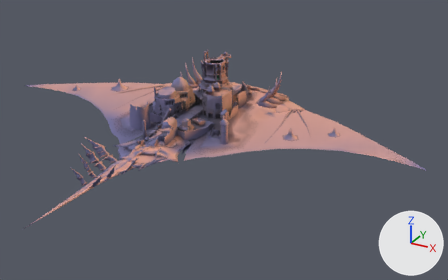
What one commit did to the glTF model Project/area/4 levitated ruin/act 1/environment/model/Rukh5.gltf.
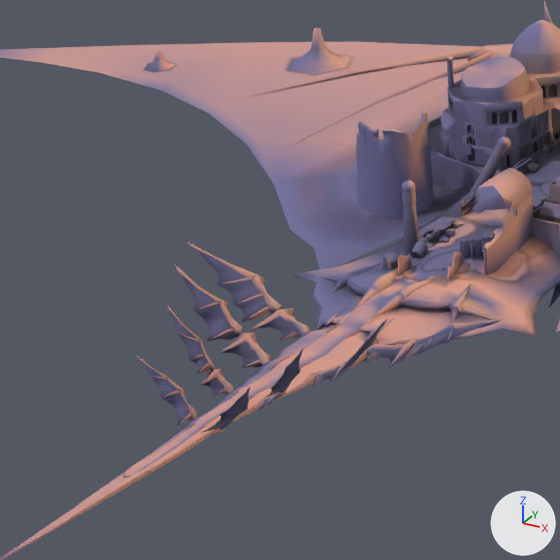
The first picture shows the older version from a camera (50 mm lens) standing at (554.0, 841.0, 192.0) and looking at (298.0, 1308.0, -42.0). The close-ups show both versions on the part from 7% to 41% of the width and 25% to 79% of the height of that picture; other places that the commit changed are outside them. Every picture has the same lights, and +X, +Y and +Z are marked at lower right. Vertices at the same position are counted once.

Objects in the first close-up: 'Wings05Mesh', 'stg060_a25_Mesh_0000', 'stg060_a25_Mesh_0004', 'stg060_a25_Mesh_0011.001', 'stg060_o25_Mesh_0021', 'stg060_o25_Mesh_0029', 'stg060_o25_Mesh_0029.001', 'stg060_o25_Mesh_0033', 'stg060_o25_Mesh_0046', 'stg060_o25_Mesh_0068', 'stg060_o25_Mesh_0078', 'stg060_o35_Mesh_0003'.
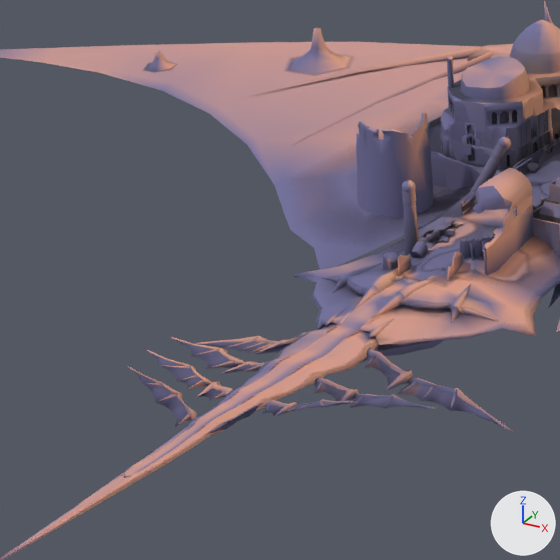
Where the change shows, as pixel boxes (x1, y1, x2, y2) in the close-ups (560 x 560 px; the box of a moved part takes in the faces that stretch with it):
'Wings05Mesh', reshaped (47% shorter)
    before: (136, 241, 505, 433)
    after: (127, 333, 513, 435)
part 1 of me_wings05mesh, moved or reshaped
    before: (136, 355, 197, 420)
    after: (127, 365, 197, 420)
part 2 of me_wings05mesh, moved or reshaped
    before: (144, 364, 192, 426)
    after: (136, 373, 191, 427)
part 3 of me_wings05mesh, moved or reshaped
    before: (153, 376, 168, 380)
    after: (146, 383, 163, 386)
part 4 of me_wings05mesh, moved or reshaped
    before: (164, 389, 181, 397)
    after: (158, 393, 178, 402)
part 5 of me_wings05mesh, moved or reshaped
    before: (219, 331, 270, 365)
    after: (220, 361, 264, 374)
part 6 of me_wings05mesh, moved or reshaped
    before: (223, 342, 262, 369)
    after: (225, 364, 261, 373)
part 7 of me_wings05mesh, moved or reshaped
    before: (245, 359, 261, 367)
    after: (245, 365, 260, 371)
part 8 of me_wings05mesh, moved or reshaped
    before: (174, 263, 242, 337)
    after: (170, 336, 245, 365)
part 9 of me_wings05mesh, moved or reshaped
    before: (183, 277, 237, 342)
    after: (179, 341, 238, 369)
part 10 of me_wings05mesh, moved or reshaped
    before: (196, 301, 222, 310)
    after: (195, 348, 220, 355)
part 11 of me_wings05mesh, moved or reshaped
    before: (212, 327, 234, 339)
    after: (213, 360, 235, 367)
part 12 of me_wings05mesh, moved or reshaped
    before: (264, 389, 287, 407)
    after: (265, 400, 297, 417)
part 13 of me_wings05mesh, moved or reshaped
    before: (259, 400, 269, 410)
    after: (262, 405, 283, 416)
part 14 of me_wings05mesh, moved or reshaped
    before: (280, 347, 304, 392)
    after: (294, 399, 356, 407)
part 15 of me_wings05mesh, moved or reshaped
    before: (263, 354, 299, 399)
    after: (281, 401, 346, 413)
part 16 of me_wings05mesh, moved or reshaped
    before: (165, 302, 505, 433)
    after: (144, 348, 513, 435)
part 17 of me_wings05mesh, moved or reshaped
    before: (186, 241, 310, 341)
    after: (193, 333, 305, 355)

Patch to the scene script:
```diff
--- a/Project/area/4 levitated ruin/act 1/environment/model/Rukh5.gltf.py
+++ b/Project/area/4 levitated ruin/act 1/environment/model/Rukh5.gltf.py
@@ me_wings05mesh @@
-me_wings05mesh.from_pydata(...)  # 1628 vertices, 2348 faces; spans x 204.7..295.2, y 1167.3..1227.3, z -40.7..-18.7
+me_wings05mesh.from_pydata(...)  # 1628 vertices, 2348 faces; spans x 203.2..296.8, y 1167.2..1226.5, z -51.8..-28.4
+# me_wings05mesh part 1: the loose piece of 47 vertices spanning x 234.4..246.8, y 1169.9..1176.5, z -40.2..-25.4 is multiplied about its middle by the matrix ((0.976, 0.039, -0.213), (-0.051, 0.997, -0.053), (0.21, 0.063, 0.976)), then moved by (-1.4, -0.1, -1.4)
+# me_wings05mesh part 2: the loose piece of 26 vertices spanning x 235.8..246.8, y 1167.3..1175.0, z -39.5..-27.1 is multiplied about its middle by the matrix ((0.976, 0.039, -0.213), (-0.051, 0.997, -0.053), (0.21, 0.063, 0.976)), then moved by (-1.4, -0.1, -1.4)
+# me_wings05mesh part 3: the loose piece of 10 vertices spanning x 238.3..239.7, y 1169.9..1173.9, z -32.4..-29.6 is multiplied about its middle by the matrix ((0.976, 0.039, -0.213), (-0.051, 0.997, -0.053), (0.21, 0.063, 0.976)), then moved by (-1.8, -0.1, -1.9)
+# me_wings05mesh part 4: the loose piece of 13 vertices spanning x 241.0..242.2, y 1168.6..1175.1, z -35.1..-33.3 is multiplied about its middle by the matrix ((0.976, 0.039, -0.213), (-0.051, 0.997, -0.053), (0.211, 0.063, 0.976)), then moved by (-1.2, 0.0, -1.3)
+# me_wings05mesh part 5: the loose piece of 45 vertices spanning x 234.4..243.8, y 1195.8..1206.5, z -40.2..-34.5 is multiplied about its middle by the matrix ((0.733, 0.152, -0.664), (0.085, 0.946, 0.311), (0.675, -0.285, 0.68)), then moved by (-0.6, 0.5, -3.8)
+# me_wings05mesh part 6: the loose piece of 14 vertices spanning x 235.0..243.1, y 1196.4..1203.8, z -39.7..-35.1 is multiplied about its middle by the matrix ((0.733, 0.152, -0.664), (0.085, 0.946, 0.311), (0.675, -0.285, 0.68)), then moved by (-0.7, 0.5, -3.5)
+# me_wings05mesh part 7: the loose piece of 13 vertices spanning x 240.1..242.4, y 1196.5..1201.5, z -39.1..-38.3 is multiplied about its middle by the matrix ((0.733, 0.152, -0.664), (0.085, 0.946, 0.311), (0.675, -0.285, 0.68)), then moved by (-0.6, 0.3, -1.3)
+# me_wings05mesh part 8: the loose piece of 43 vertices spanning x 220.4..235.2, y 1199.1..1205.7, z -35.4..-18.7 is multiplied about its middle by the matrix ((0.733, 0.152, -0.664), (0.085, 0.947, 0.311), (0.675, -0.285, 0.68)), then moved by (-4.2, 2.6, -15.1)
+# me_wings05mesh part 9: the loose piece of 22 vertices spanning x 221.9..234.7, y 1194.8..1204.2, z -35.0..-20.5 is multiplied about its middle by the matrix ((0.733, 0.152, -0.664), (0.085, 0.947, 0.311), (0.675, -0.285, 0.68)), then moved by (-4.3, 2.6, -13.7)
+# me_wings05mesh part 10: the loose piece of 13 vertices spanning x 227.5..229.8, y 1197.0..1204.0, z -28.4..-27.5 is multiplied about its middle by the matrix ((0.733, 0.152, -0.664), (0.085, 0.946, 0.311), (0.675, -0.285, 0.68)), then moved by (-4.1, 2.5, -13.7)
+# me_wings05mesh part 11: the loose piece of 13 vertices spanning x 232.3..233.9, y 1195.8..1202.7, z -34.0..-32.5 is multiplied about its middle by the matrix ((0.732, 0.152, -0.664), (0.085, 0.946, 0.311), (0.675, -0.285, 0.68)), then moved by (-2.0, 1.3, -8.6)
+# me_wings05mesh part 12: the loose piece of 45 vertices spanning x 254.4..260.1, y 1181.0..1189.1, z -40.1..-35.0 is multiplied about its middle by the matrix ((0.792, -0.166, 0.587), (0.026, 0.971, 0.24), (-0.61, -0.174, 0.773)), then moved by (1.2, 0.7, -1.9)
+# me_wings05mesh part 13: the loose piece of 13 vertices spanning x 255.0..259.6, y 1181.3..1187.3, z -39.6..-35.4 is multiplied about its middle by the matrix ((0.792, -0.166, 0.587), (0.026, 0.971, 0.24), (-0.61, -0.174, 0.773)), then moved by (1.3, 0.7, -1.8)
+# me_wings05mesh part 14: the loose piece of 43 vertices spanning x 259.4..269.9, y 1182.6..1188.4, z -35.7..-20.7 is multiplied about its middle by the matrix ((0.792, -0.166, 0.587), (0.026, 0.971, 0.24), (-0.61, -0.174, 0.773)), then moved by (5.0, 3.1, -8.7)
+# me_wings05mesh part 15: the loose piece of 24 vertices spanning x 259.6..269.0, y 1180.4..1187.2, z -35.3..-22.0 is multiplied about its middle by the matrix ((0.792, -0.166, 0.587), (0.026, 0.971, 0.24), (-0.61, -0.174, 0.773)), then moved by (5.2, 3.1, -8.0)
+# me_wings05mesh part 16: 889 of 1628 vertices moved; they spanned x 230.5..295.2, y 1167.3..1227.3, z -40.7..-18.7 and now span x 221.2..296.8, y 1167.2..1226.5, z -51.8..-28.4; mean shift (0.1, 0.6, -6.6); largest move (295.2, 1221.0, -24.2) -> (296.8, 1220.6, -51.8)
+# me_wings05mesh part 17: 237 of the vertices in x 204.7..242.2, y 1211.5..1227.3, z -40.7..-24.3 are multiplied about their middle by the matrix ((0.777, 0.068, -0.625), (0.116, 0.962, 0.248), (0.618, -0.265, 0.74)), then moved by (-0.7, -0.2, -13.4)
 me_wings05mesh.materials.append(mat_wing)
```
